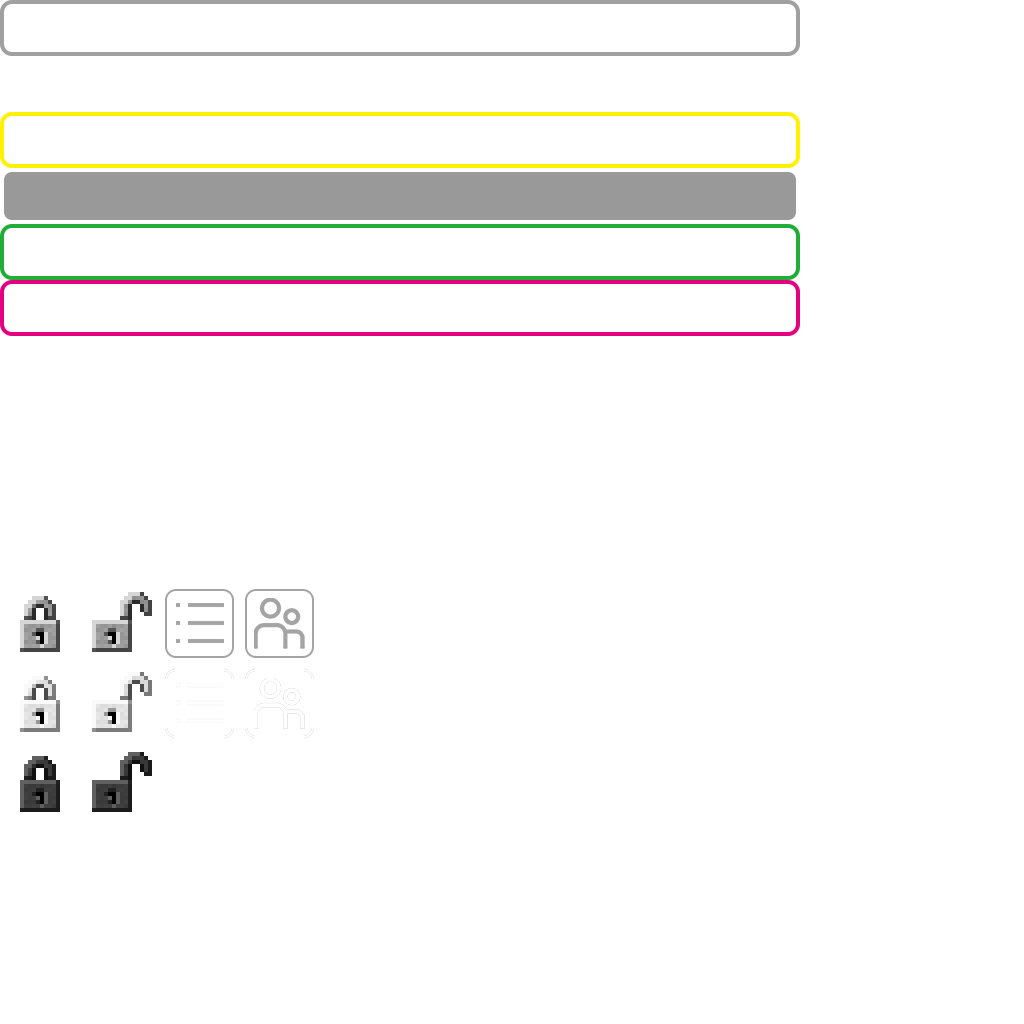
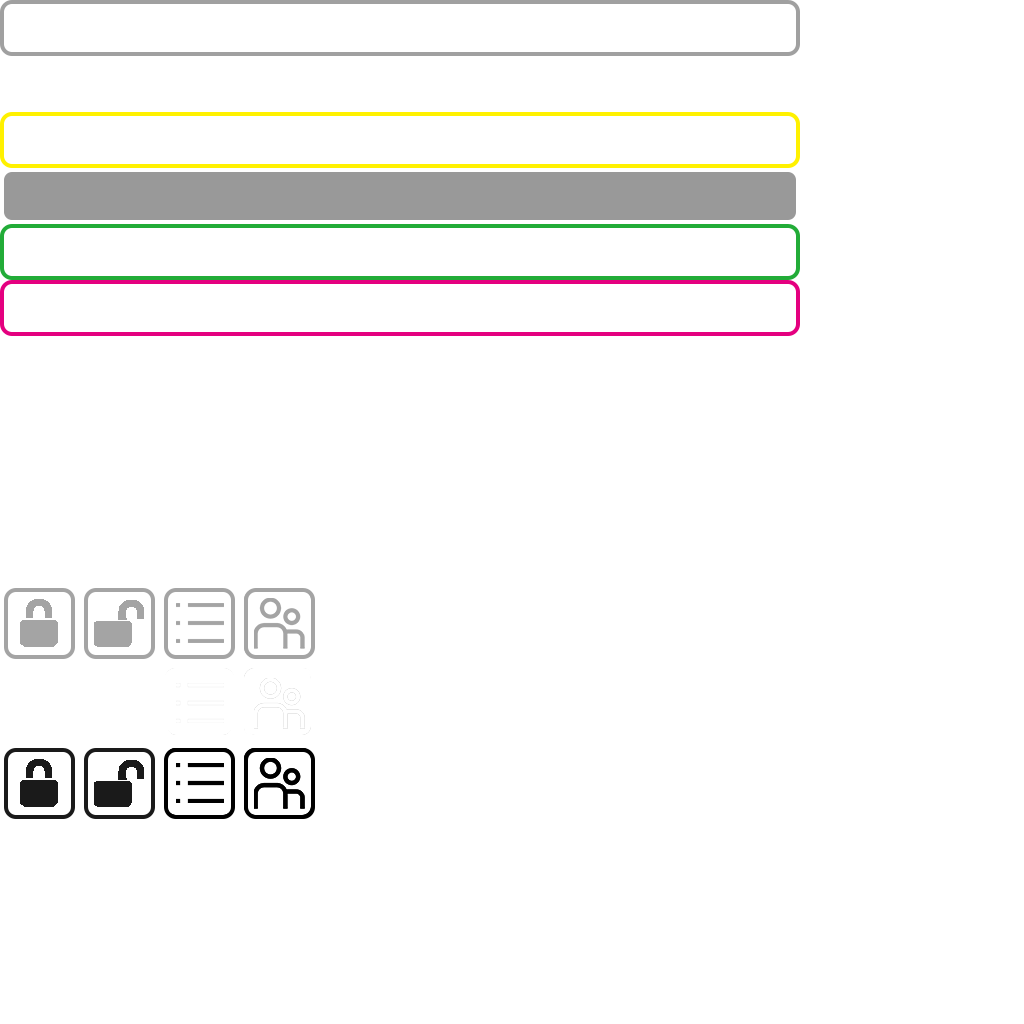
Before/after of a 1024 × 1024 layered artwork. What changed in the layer stack:
removed layer "图层 5" over [165, 589, 314, 738]
painted on "按钮" over [4, 588, 315, 819]
